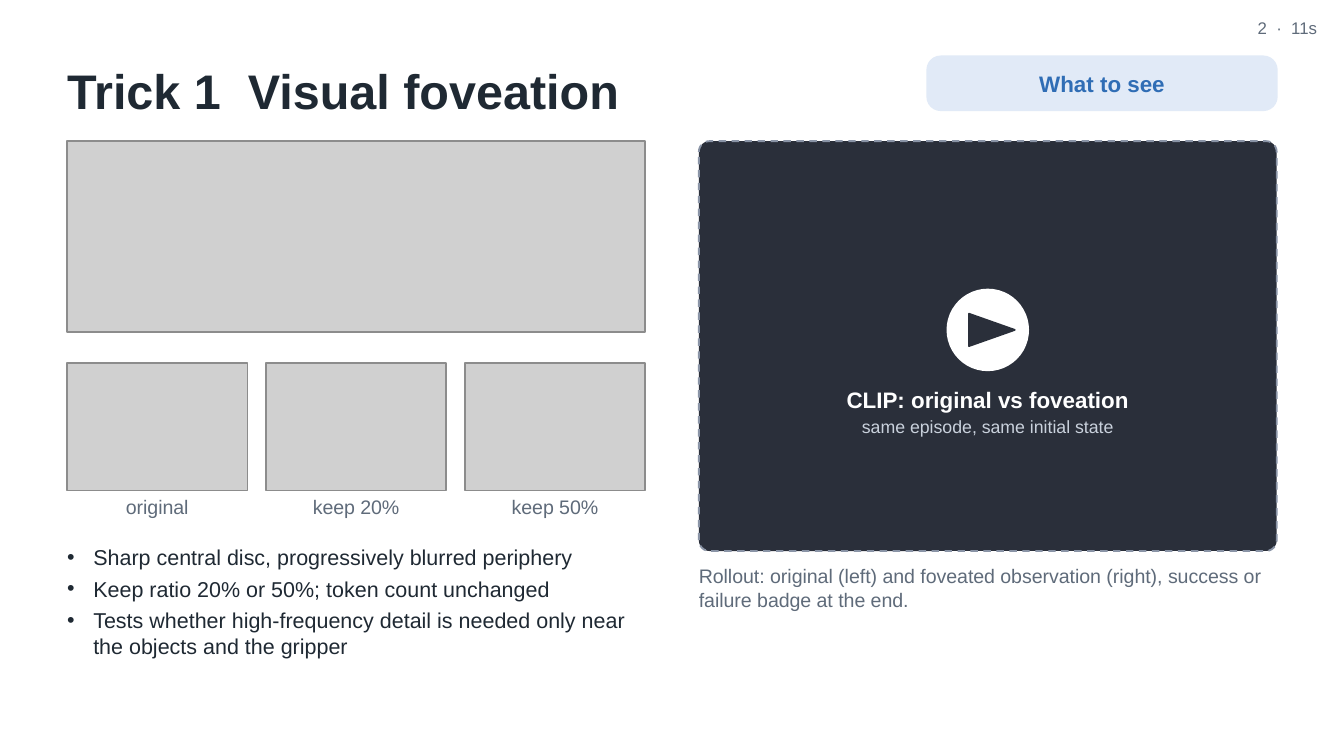
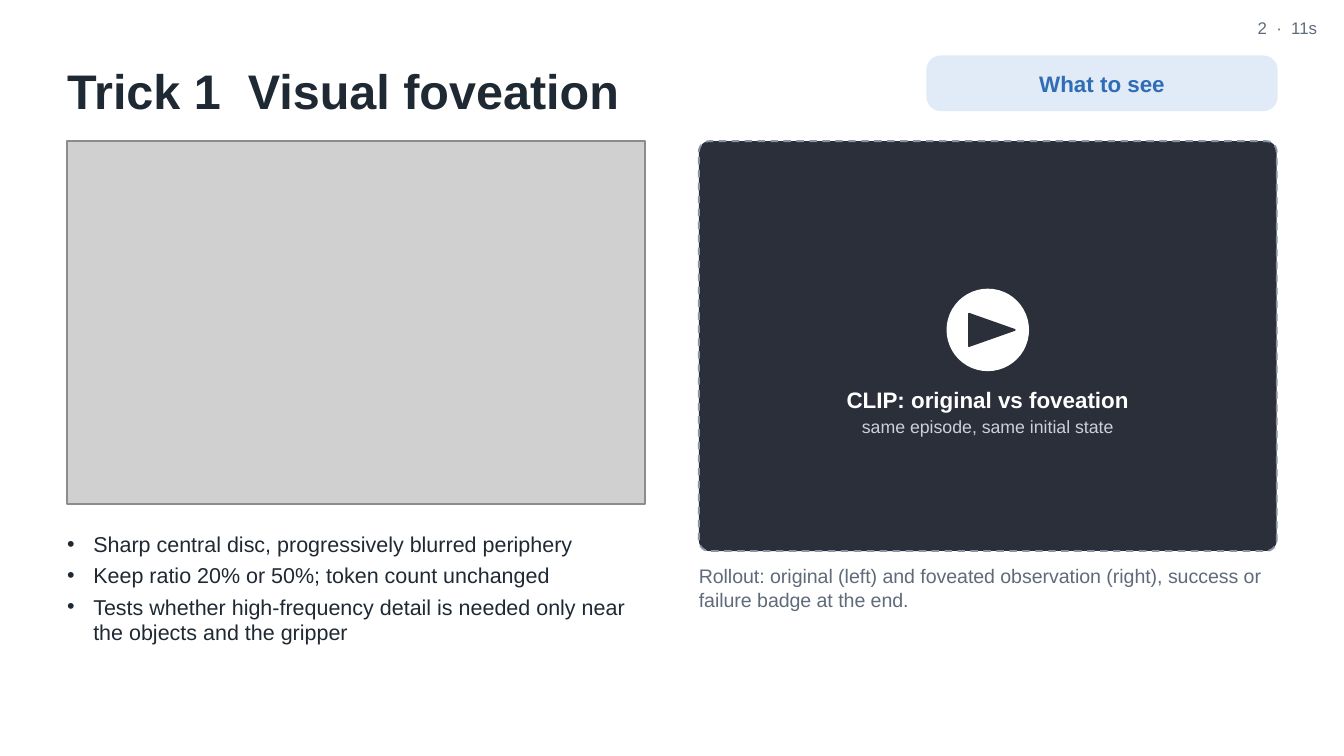
Before and after one commit to trillion-boy/BiVLA, a slide deck: slide 2 of experiments/paper/video/ICRA27_video_v2.pptx. Drawn at 1344x756 pixels with LibreOffice and Linux fonts; fonts in the diff are those of the drawing; grey boxes stand for pictures. Boxes give left, top, right and bottom in pixels: in the first picture for what was removed or moved away, otherwise in the second. Text is boxed around its words. In the diff, an @@ line names an element or a change of style, - is before the commit and + after.

```diff
--- a/experiments/paper/video/ICRA27_video_v2.pptx
+++ b/experiments/paper/video/ICRA27_video_v2.pptx
@@ picture: place and size @@
-picture at <box>67,141,645,332</box>
+picture at <box>67,141,645,504</box>
@@ picture removed at <box>67,363,247,491</box> @@
@@ picture removed at <box>266,363,446,491</box> @@
@@ picture removed at <box>465,363,645,491</box> @@
@@ text removed at <box>126,500,189,518</box> @@
-original
@@ text removed at <box>313,500,399,518</box> @@
-keep 20%
@@ text removed at <box>512,500,598,518</box> @@
-keep 50%
@@ text "Sharp central disc, progressively blurred ...": place and size @@
-text "Sharp central disc, progressively blurred ..." at <box>93,549,625,659</box>
+text "Sharp central disc, progressively blurred ..." at <box>93,536,625,645</box>
```
Also in this commit, not shown: 5 other slides changed, 11 other files.
